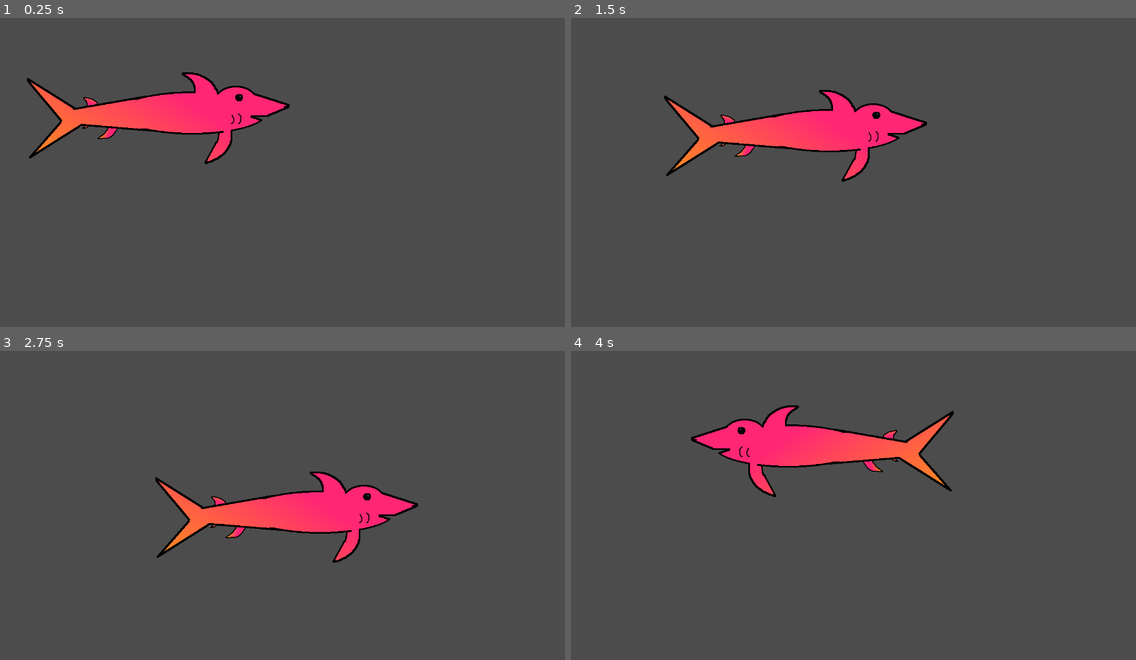
Above: before the commit, frames 1-4 (two rows, left to right).
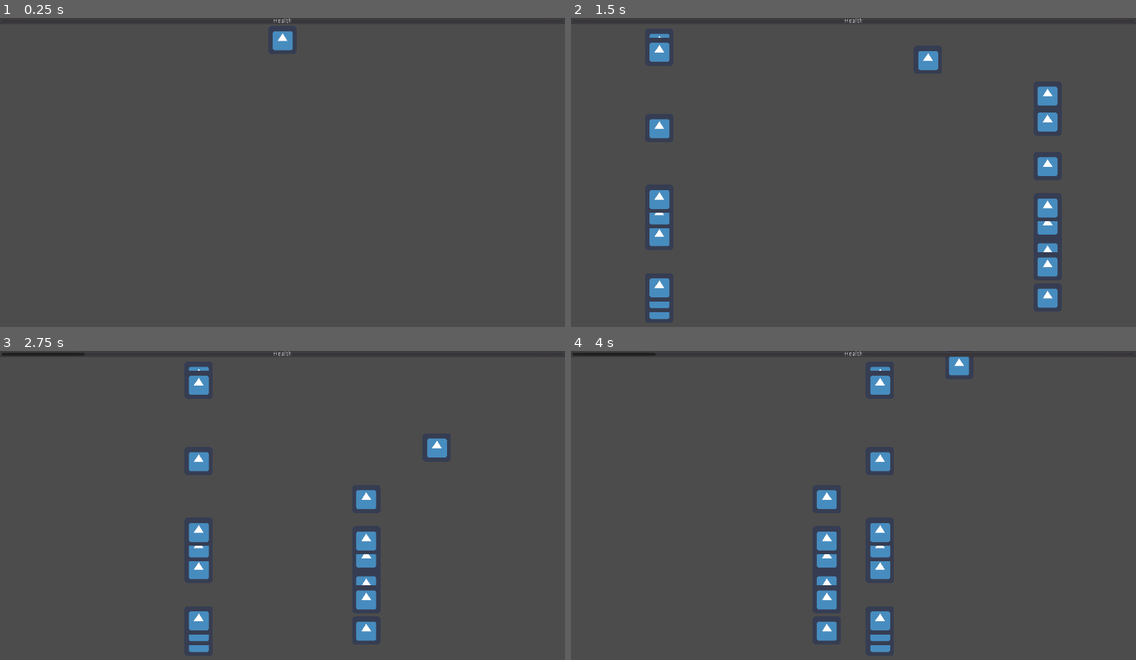
Above: after the commit, the same moments.

Repository: Boyquotes/mj109
Game: Godot game, scene res://scenes/levels/level.tscn
Same seed, same stepped clock (60 frames per second), same inputs: the game is played once before the commit and once after it. Before the commit the project has no main scene; this scene is started directly in both runs. The engine's default icon, where the game draws it, is replaced by a stand-in: a white triangle on a blue panel in a dark square.
Inputs:
- Up to frame 1 (0.25 s): no input
- Up to frame 2 (1.5 s): hold D (move_right) 0.53-1.28 s; hold S (move_down) from 1.28 s (still down)
- Up to frame 3 (2.75 s): release S (move_down) at 2.03 s; hold D (move_right) from 2.03 s (still down)
- Up to frame 4 (4 s): release D (move_right) at 2.78 s; hold W (move_up) 2.78-3.53 s; hold A (move_left) from 3.53 s (still down)

The runs differ from the first frame. In frame 1, 5.6% of the frame differs, in the area x 0-100%, y 0-48%; in frame 2, 8.7%, in the area x 0-100%, y 0-98%; in frame 3, 8.0%; in frame 4, 8.2%.

Commit message:
add enemies

Diff:
--- a/project.godot
+++ b/project.godot
@@ -11,6 +11,7 @@
 [application]
 
 config/name="MJ109"
+run/main_scene="res://scenes/levels/level.tscn"
 config/icon="res://icon.png"
 
 [debug]
--- /dev/null
+++ b/scenes/fish/fish.gd
@@ -0,0 +1,21 @@
+extends Area2D
+
+
+const SCREEN_SIZE := Vector2(1280, 720)
+const SPACE := 100
+
+export var size := 1.0
+export var speed := 200.0
+
+var direction
+
+
+func _physics_process(delta: float) -> void:
+	if direction:
+		position += direction * speed * delta
+		if direction == Vector2.RIGHT and position.x > SCREEN_SIZE.x + SPACE:
+			direction = Vector2.LEFT
+			$Sprite.flip_h = true
+		elif direction == Vector2.LEFT and position.x < -SPACE:
+			direction = Vector2.RIGHT
+			$Sprite.flip_h = false
--- /dev/null
+++ b/scenes/fish/fish.tscn
@@ -0,0 +1,16 @@
+[gd_scene load_steps=4 format=2]
+
+[ext_resource path="res://icon.png" type="Texture" id=1]
+[ext_resource path="res://scenes/fish/fish.gd" type="Script" id=2]
+
+[sub_resource type="RectangleShape2D" id=1]
+extents = Vector2( 32, 32 )
+
+[node name="Fish" type="Area2D" groups=["fish"]]
+script = ExtResource( 2 )
+
+[node name="Sprite" type="Sprite" parent="."]
+texture = ExtResource( 1 )
+
+[node name="CollisionShape2D" type="CollisionShape2D" parent="."]
+shape = SubResource( 1 )
--- /dev/null
+++ b/scenes/levels/level.gd
@@ -0,0 +1,38 @@
+extends Node2D
+
+
+export var fish: PackedScene
+
+
+func _ready() -> void:
+	randomize()
+	for i in 20:
+		var f := fish.instance()
+		add_child(f)
+		if randi() % 2:
+			f.position.x = -100
+			f.direction = Vector2.RIGHT
+		else:
+			f.position.x = 1380
+			f.direction = Vector2.LEFT
+			f.get_node("Sprite").flip_h = true
+		f.position.y = rand_range(50, 670)
+
+	var total := 0.0
+	for fish in get_tree().get_nodes_in_group("fish"):
+		total += fish.size
+	$Player.set_progress(total)
+
+
+func _on_Player_all_enemies_died() -> void:
+	$CanvasLayer/VBoxContainer/Message.text = "You win!"
+	$CanvasLayer/VBoxContainer.show()
+
+
+func _on_Player_player_died() -> void:
+	$CanvasLayer/VBoxContainer/Message.text = "You lose!"
+	$CanvasLayer/VBoxContainer.show()
+
+
+func _on_Restart_pressed() -> void:
+	get_tree().reload_current_scene()
--- a/scenes/levels/level.tscn
+++ b/scenes/levels/level.tscn
@@ -1,6 +1,8 @@
-[gd_scene load_steps=4 format=2]
+[gd_scene load_steps=6 format=2]
 
 [ext_resource path="res://scenes/player/player.tscn" type="PackedScene" id=1]
+[ext_resource path="res://scenes/levels/level.gd" type="Script" id=2]
+[ext_resource path="res://scenes/fish/fish.tscn" type="PackedScene" id=3]
 
 [sub_resource type="RectangleShape2D" id=1]
 extents = Vector2( 640, 10 )
@@ -9,6 +11,8 @@
 extents = Vector2( 10, 360 )
 
 [node name="Level" type="Node2D"]
+script = ExtResource( 2 )
+fish = ExtResource( 3 )
 
 [node name="Borders" type="StaticBody2D" parent="."]
 
@@ -29,4 +33,31 @@
 shape = SubResource( 2 )
 
 [node name="Player" parent="." instance=ExtResource( 1 )]
-position = Vector2( 359, 227 )
+position = Vector2( 640, 50 )
+
+[node name="CanvasLayer" type="CanvasLayer" parent="."]
+
+[node name="VBoxContainer" type="VBoxContainer" parent="CanvasLayer"]
+visible = false
+anchor_right = 1.0
+anchor_bottom = 1.0
+alignment = 1
+
+[node name="Message" type="Label" parent="CanvasLayer/VBoxContainer"]
+margin_top = 341.0
+margin_right = 1280.0
+margin_bottom = 355.0
+text = "You win / you lose"
+align = 1
+
+[node name="Restart" type="Button" parent="CanvasLayer/VBoxContainer"]
+margin_left = 611.0
+margin_top = 359.0
+margin_right = 668.0
+margin_bottom = 379.0
+size_flags_horizontal = 4
+text = "Restart"
+
+[connection signal="all_enemies_died" from="Player" to="." method="_on_Player_all_enemies_died"]
+[connection signal="player_died" from="Player" to="." method="_on_Player_player_died"]
+[connection signal="pressed" from="CanvasLayer/VBoxContainer/Restart" to="." method="_on_Restart_pressed"]
--- a/scenes/player/player.gd
+++ b/scenes/player/player.gd
@@ -1,12 +1,33 @@
 extends KinematicBody2D
 
 
+signal player_died
+signal all_enemies_died
+
 export var base_speed := 200
+export var speed_mult := 25
 export var size := 1.0
 
 
 func _physics_process(_delta: float) -> void:
 	var input := Input.get_vector("move_left", "move_right", "move_up", "move_down")
-	move_and_slide(base_speed * size * input)
+	move_and_slide((base_speed + speed_mult * size) * input)
 	if not input.x == 0:
 		$Sprite.flip_h = input.x < 0
+
+
+func set_progress(max_value: float) -> void:
+	$CanvasLayer/ProgressBar.max_value = max_value
+
+
+func _on_Area2D_area_entered(area: Area2D) -> void:
+	if area.size > size:
+		queue_free()
+		emit_signal("player_died")
+	else:
+		size += area.size
+		$CanvasLayer/ProgressBar.value = size
+		area.queue_free()
+		yield(get_tree(), "idle_frame")
+		if get_tree().get_nodes_in_group("fish").size() == 0:
+			emit_signal("all_enemies_died")
--- a/scenes/player/player.tscn
+++ b/scenes/player/player.tscn
@@ -1,9 +1,13 @@
-[gd_scene load_steps=4 format=2]
+[gd_scene load_steps=5 format=2]
 
-[ext_resource path="res://sprites/Goofy_Shark_Sprite.png" type="Texture" id=1]
+[ext_resource path="res://icon.png" type="Texture" id=1]
 [ext_resource path="res://scenes/player/player.gd" type="Script" id=2]
 
-[sub_resource type="CapsuleShape2D" id=1]
+[sub_resource type="RectangleShape2D" id=1]
+extents = Vector2( 32, 32 )
+
+[sub_resource type="RectangleShape2D" id=2]
+extents = Vector2( 32, 32 )
 
 [node name="Player" type="KinematicBody2D"]
 script = ExtResource( 2 )
@@ -14,3 +18,24 @@
 [node name="CollisionShape2D" type="CollisionShape2D" parent="."]
 rotation = 1.5708
 shape = SubResource( 1 )
+
+[node name="Area2D" type="Area2D" parent="."]
+
+[node name="CollisionShape2D" type="CollisionShape2D" parent="Area2D"]
+shape = SubResource( 2 )
+
+[node name="CanvasLayer" type="CanvasLayer" parent="."]
+
+[node name="ProgressBar" type="ProgressBar" parent="CanvasLayer"]
+anchor_right = 1.0
+margin_bottom = 14.0
+percent_visible = false
+
+[node name="Label" type="Label" parent="CanvasLayer/ProgressBar"]
+anchor_right = 1.0
+anchor_bottom = 1.0
+text = "Health"
+align = 1
+valign = 1
+
+[connection signal="area_entered" from="Area2D" to="." method="_on_Area2D_area_entered"]
Not shown, added: music/bgm1.ogg.import
Not shown, added: music/bgm2.ogg.import
Not shown, added: sfx/grow.ogg.import
